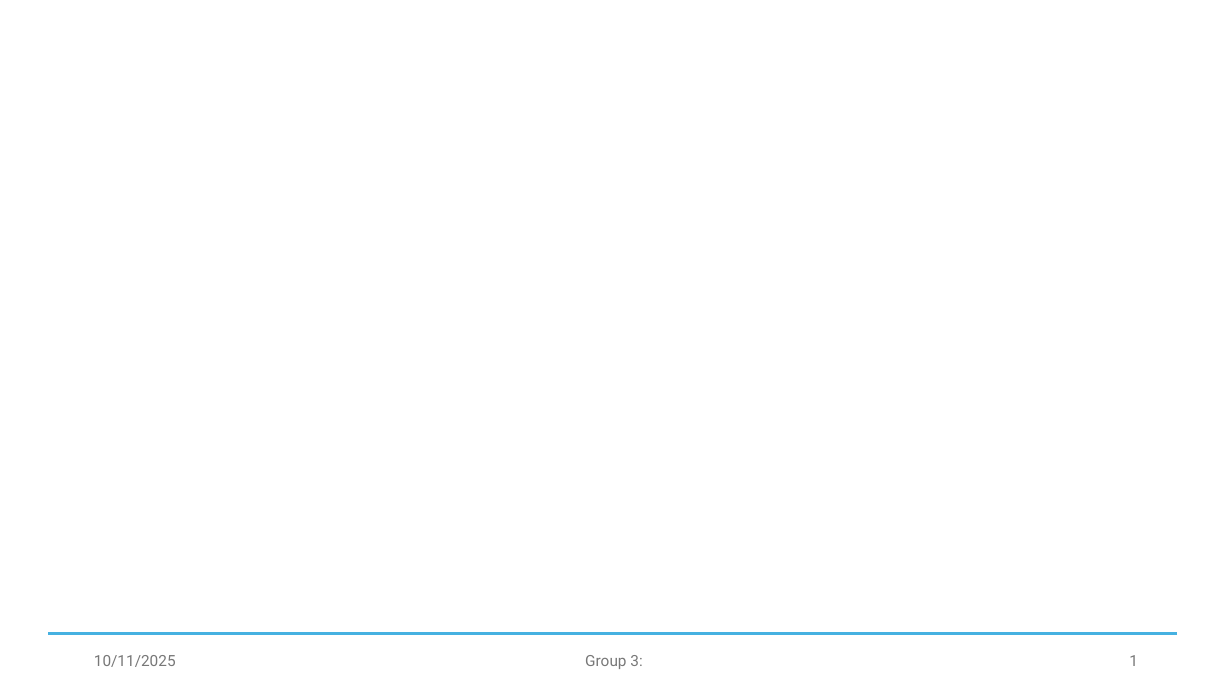
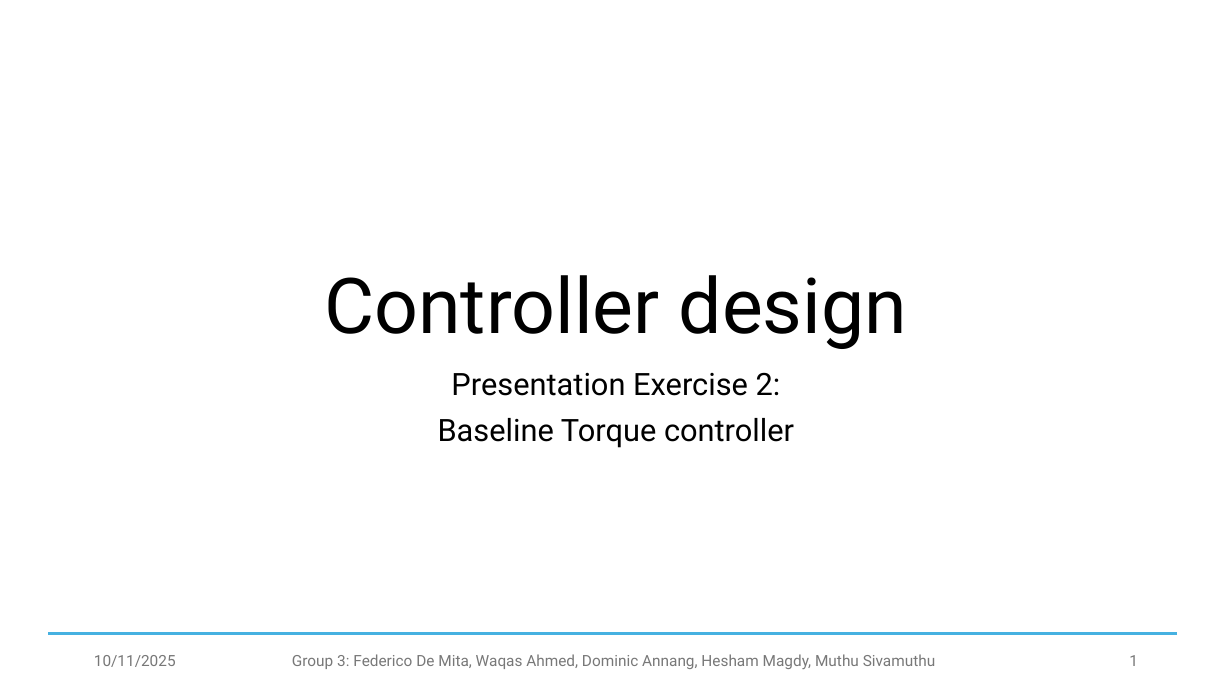
Before and after one commit to fede9936/Controller-design, a slide deck: slide 1 of Presentation template.pptx. Drawn at 1232x693 pixels with LibreOffice and Linux fonts; fonts in the diff are those of the drawing; background and template pictures are left out. Boxes give left, top, right and bottom in pixels: in the first picture for what was removed or moved away, otherwise in the second. Text is boxed around its words. In the diff, an @@ line names an element or a change of style, - is before the commit and + after.

Commit message:
new ppt

```diff
--- a/Presentation template.pptx
+++ b/Presentation template.pptx
@@ title added at box(324, 275, 907, 349), 60 pt, text #000000 @@
+Controller design
@@ subtitle added at box(438, 372, 794, 448), 24 pt, text #000000 @@
+Presentation Exercise 2:
+Baseline Torque controller
@@ text at box(292, 654, 935, 669): text changed @@
-Group 3:
+Group 3: Federico De Mita, Waqas Ahmed, Dominic Annang, Hesham Magdy, Muthu Sivamuthu
```
Also in this commit, not shown: 9 slides added, 1 slide removed, 2 other files.
